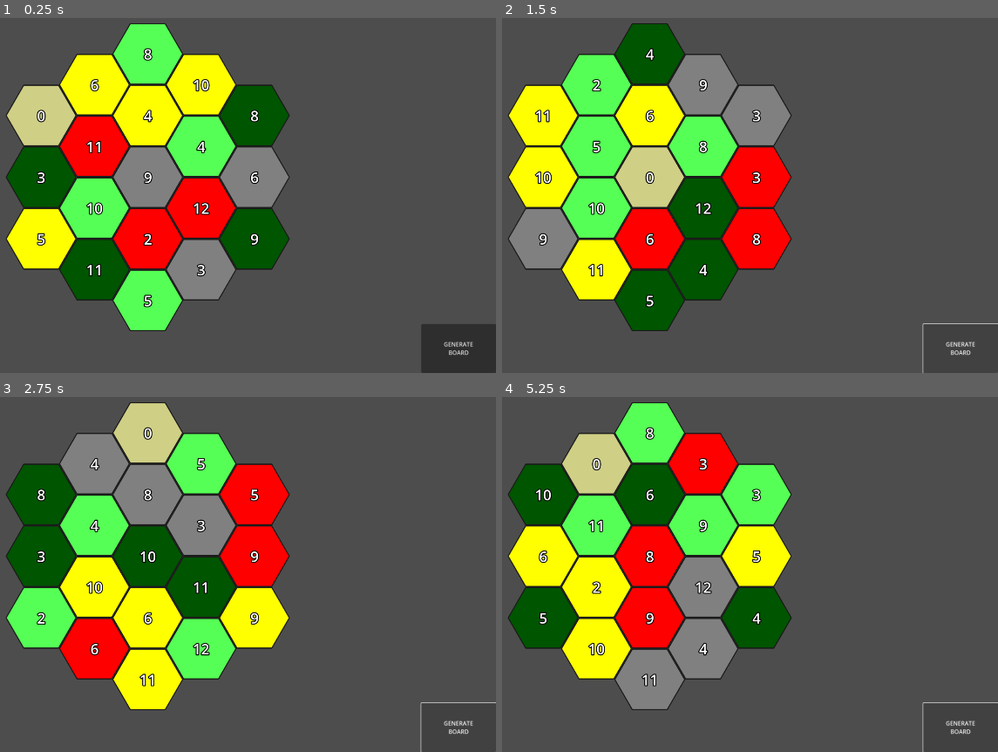
Above: before the commit, frames 1-4 (two rows, left to right).
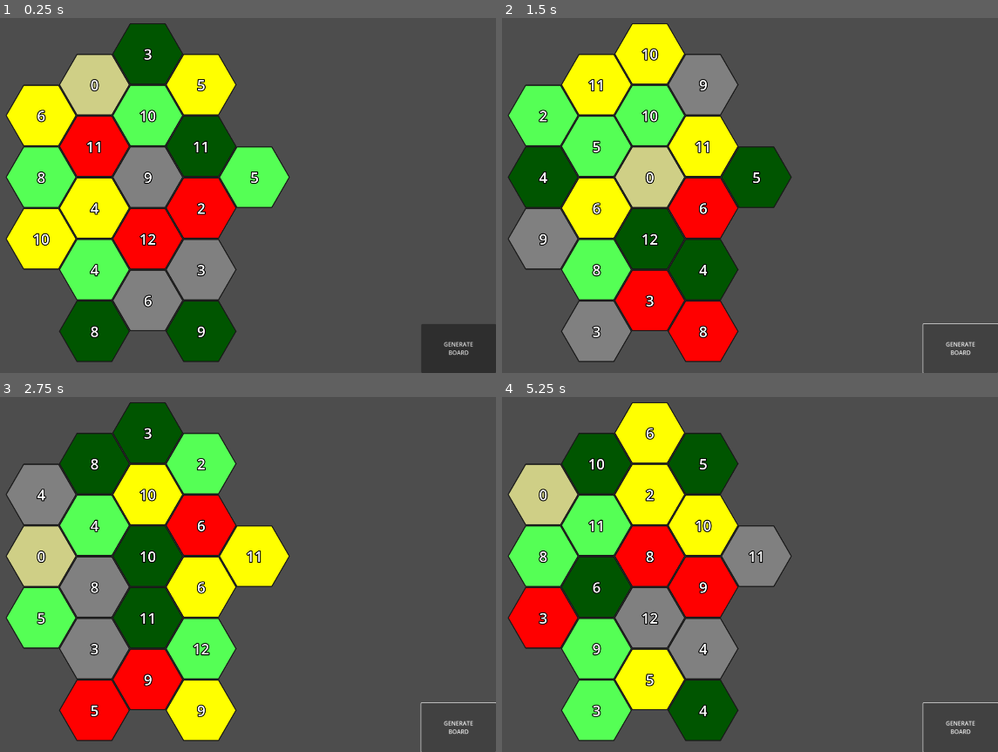
Above: after the commit, the same moments.

Repository: pan-kuleczka/catan-godot
Game: Godot game, scene res://main.tscn
Same seed, same stepped clock (60 frames per second), same inputs: the game is played once before the commit and once after it.
Inputs:
- Up to frame 1 (0.25 s): no input
- Up to frame 2 (1.5 s): click "GENERATE BOARD" at 0.5 s; click "GENERATE BOARD" at 1.25 s
- Up to frame 3 (2.75 s): click "GENERATE BOARD" at 2 s
- Up to frame 4 (5.25 s): tap Enter at 2.75, 4.25 s; tap Space at 3.5, 5 s

The runs differ from the first frame. In frame 1, 25% of the frame differs, in the area x 1-59%, y 1-98%; in frame 2, 28%; in frame 3, 29%; in frame 4, 32%.

Commit message:
Initial changes of BoardPosition to Vector2i

Diff:
--- a/board_position.gd
+++ /dev/null
@@ -1,31 +0,0 @@
-class_name BoardPosition
-extends Resource
-
-var row : int
-var column : int
-
-func _init(_row : int, _column : int) -> void:
-	row = _row
-	column = _column
-
-func get_neighbors() -> Array[BoardPosition]:
-	return [
-		BoardPosition.new(row - 1, column - 1),
-		BoardPosition.new(row - 1, column),
-		BoardPosition.new(row, column - 1),
-		BoardPosition.new(row, column + 1),
-		BoardPosition.new(row + 1, column),
-		BoardPosition.new(row + 1, column + 1)
-	]
-
-func get_grid_neighbors() -> Array[GridPosition]:
-	var top_grid_point : GridPosition = GridPosition.new(row, column * 2)
-	var bottom_grid_point : GridPosition = GridPosition.new(row + 1, column * 2 + 1)
-	return [
-		GridPosition.new(top_grid_point.row, top_grid_point.col - 1),
-		top_grid_point,
-		GridPosition.new(top_grid_point.row, top_grid_point.col + 1),
-		GridPosition.new(bottom_grid_point.row, bottom_grid_point.col - 1),
-		bottom_grid_point,
-		GridPosition.new(bottom_grid_point.row, bottom_grid_point.col + 1)
-	]
--- a/game_board.gd
+++ b/game_board.gd
@@ -18,17 +18,16 @@
 	var tiles : Dictionary = map.tiles
 	$"Center/BoardLayer".clear()
 	$"Center/BoardNumbers".clear()
-	for board_position : BoardPosition in tiles.keys():
-		var grid_layer_position : Vector2i = Vector2i(board_position.column, board_position.row)
+	for board_position : Vector2i in tiles.keys():
 		var tile : BoardTile = tiles[board_position]
 		$"Center/BoardLayer".set_cell(
-			grid_layer_position,
+			board_position,
 			tile.type,
 			Vector2i(0, 0)
 
 		)
 		$Center/BoardNumbers.set_cell(
-			grid_layer_position,
+			board_position,
 			0,
 			Vector2i(0, 0),
 			tile.number
--- a/grid_position.gd
+++ b/grid_position.gd
@@ -22,16 +22,16 @@
 			GridPosition.new(x, y + 1)
 		]
 
-func get_tile_neighbors() -> Array[BoardPosition]:
-	if y % 2 == 1:
-		return [
-			BoardPosition.new(x - 1, y / 2),
-			BoardPosition.new(x, y / 2),
-			BoardPosition.new(x, y / 2 + 1)
-		]
-	else:
-		return [
-			BoardPosition.new(x - 1, y / 2 - 1),
-			BoardPosition.new(x - 1, y / 2),
-			BoardPosition.new(x, y / 2)
-		]
+#func get_tile_neighbors() -> Array[BoardPosition]:
+	#if y % 2 == 1:
+		#return [
+			#BoardPosition.new(x - 1, y / 2),
+			#BoardPosition.new(x, y / 2),
+			#BoardPosition.new(x, y / 2 + 1)
+		#]
+	#else:
+		#return [
+			#BoardPosition.new(x - 1, y / 2 - 1),
+			#BoardPosition.new(x - 1, y / 2),
+			#BoardPosition.new(x, y / 2)
+		#]
--- a/map.gd
+++ b/map.gd
@@ -2,13 +2,11 @@
 extends Resource
 
 var tiles : Dictionary
-var robber_position : BoardPosition
-var pirate_position : BoardPosition
+var robber_position : Vector2i
+var pirate_position : Vector2i
 
 func _init(_map_scheme : MapScheme) -> void:
 	tiles = generate_map(_map_scheme)
-	robber_position = null
-	pirate_position = null
 
 #def __str__(self) -> str:
 	#return "\n".join([" ".join([str(tile) for tile in row]) for row in tiles])
@@ -39,8 +37,8 @@
 			current_number_index += 1
 	return tiles
 
-func get_tile_type(board_position : BoardPosition) -> BoardTile.BoardTileType:
+func get_tile_type(board_position : Vector2i) -> BoardTile.BoardTileType:
 	return tiles[board_position].tile_type
 
-func get_number(board_position : BoardPosition) -> int:
+func get_number(board_position : Vector2i) -> int:
 	return tiles[board_position].number
--- a/map_scheme.gd
+++ b/map_scheme.gd
@@ -27,25 +27,25 @@
 static var MAP_SCHEMES : Dictionary = {
 	"STANDARD_FOR_4" : MapScheme.new(
 		{
-			BoardPosition.new(-2, -1) : MapSchemeTileType.LAND,
-			BoardPosition.new(-2, 0) : MapSchemeTileType.LAND,
-			BoardPosition.new(-2, 1) : MapSchemeTileType.LAND,
-			BoardPosition.new(-1, -2) : MapSchemeTileType.LAND,
-			BoardPosition.new(-1, -1) : MapSchemeTileType.LAND,
-			BoardPosition.new(-1, 0) : MapSchemeTileType.LAND,
-			BoardPosition.new(-1, 1) : MapSchemeTileType.LAND,
-			BoardPosition.new(-1, 2) : MapSchemeTileType.LAND,
-			BoardPosition.new(0, -2) : MapSchemeTileType.LAND,
-			BoardPosition.new(0, -1) : MapSchemeTileType.LAND,
-			BoardPosition.new(0, 0) : MapSchemeTileType.LAND,
-			BoardPosition.new(0, 1) : MapSchemeTileType.LAND,
-			BoardPosition.new(0, 2) : MapSchemeTileType.LAND,
-			BoardPosition.new(1, -2) : MapSchemeTileType.LAND,
-			BoardPosition.new(1, -1) : MapSchemeTileType.LAND,
-			BoardPosition.new(1, 0) : MapSchemeTileType.LAND,
-			BoardPosition.new(1, 1) : MapSchemeTileType.LAND,
-			BoardPosition.new(1, 2) : MapSchemeTileType.LAND,
-			BoardPosition.new(2, 0) : MapSchemeTileType.LAND,
+			Vector2i(-2, -1) : MapSchemeTileType.LAND,
+			Vector2i(-2, 0) : MapSchemeTileType.LAND,
+			Vector2i(-2, 1) : MapSchemeTileType.LAND,
+			Vector2i(-1, -2) : MapSchemeTileType.LAND,
+			Vector2i(-1, -1) : MapSchemeTileType.LAND,
+			Vector2i(-1, 0) : MapSchemeTileType.LAND,
+			Vector2i(-1, 1) : MapSchemeTileType.LAND,
+			Vector2i(-1, 2) : MapSchemeTileType.LAND,
+			Vector2i(0, -2) : MapSchemeTileType.LAND,
+			Vector2i(0, -1) : MapSchemeTileType.LAND,
+			Vector2i(0, 0) : MapSchemeTileType.LAND,
+			Vector2i(0, 1) : MapSchemeTileType.LAND,
+			Vector2i(0, 2) : MapSchemeTileType.LAND,
+			Vector2i(1, -2) : MapSchemeTileType.LAND,
+			Vector2i(1, -1) : MapSchemeTileType.LAND,
+			Vector2i(1, 0) : MapSchemeTileType.LAND,
+			Vector2i(1, 1) : MapSchemeTileType.LAND,
+			Vector2i(1, 2) : MapSchemeTileType.LAND,
+			Vector2i(2, 0) : MapSchemeTileType.LAND,
 		},
 
 		[
